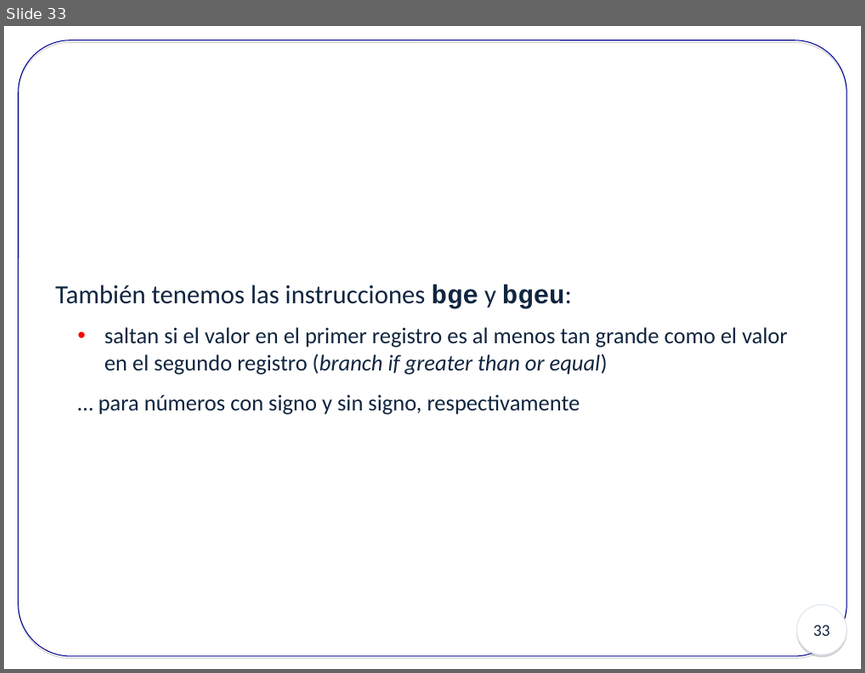
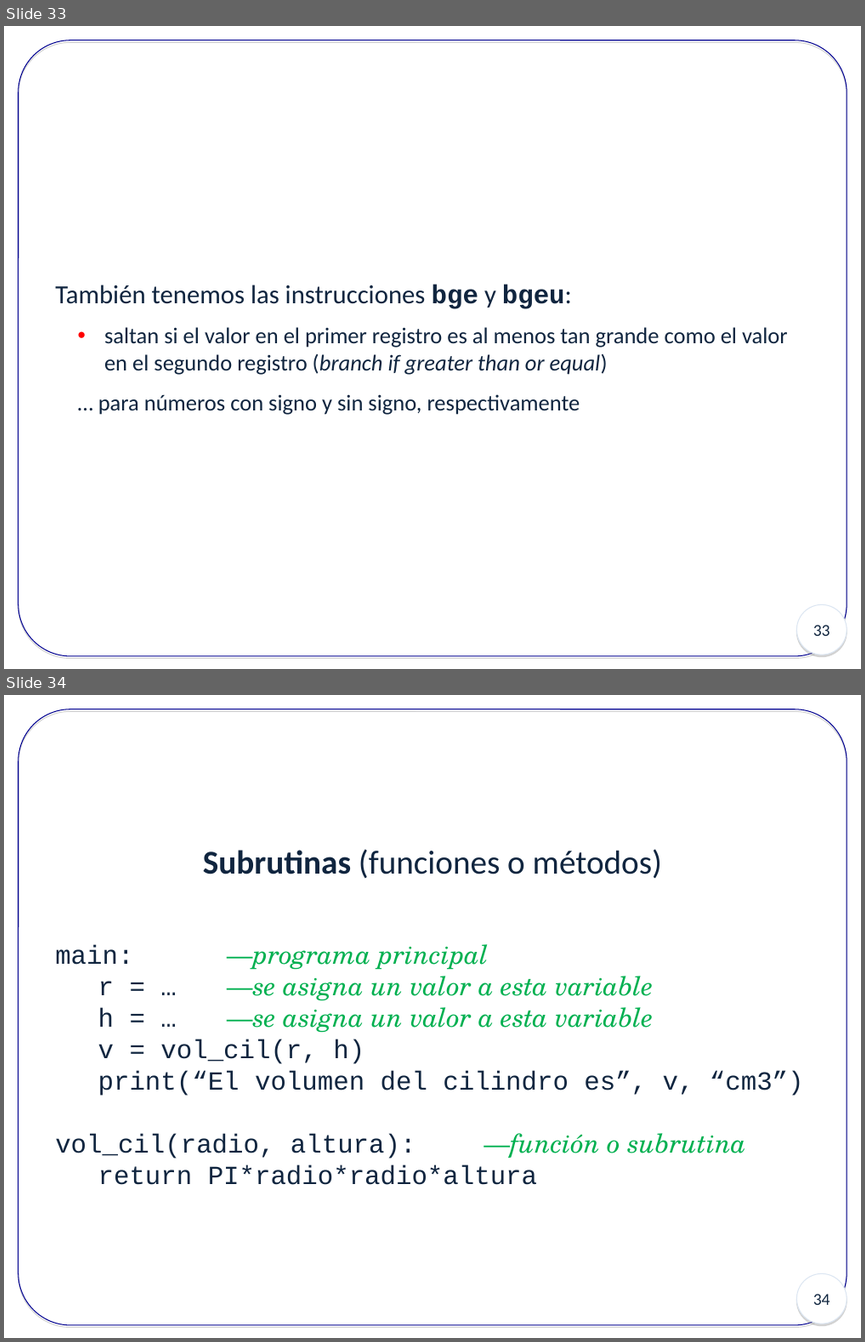
Before and after one commit to fediaz3/syllabus-2021-1, a slide deck: Clases/InstrucsRISC-V.ppt. Shown one above the other, each under a label of ours: slide 33 before the commit, slides 33 and 34 after it. The pictures are 865x673 and 865x1342 pixels, drawn with LibreOffice and Linux fonts; fonts in the diff are those of the drawing. Boxes give left, top, right and bottom in pixels: in the first picture for what was removed or moved away, otherwise in the second. Text is boxed around its words. In the diff, an @@ line names an element or a change of style, - is before the commit and + after.

```diff
--- a/Clases/InstrucsRISC-V.ppt
+++ b/Clases/InstrucsRISC-V.ppt
@@ slide 34 added at [4,695,861,1338], background #FFFFFF; not listed: 2 template elements that a slide beside it also shows @@
@@ text added at [55,849,804,1185], 22 pt, text #10253F @@
+Subrutinas (funciones o métodos)
+main: —programa principal
+r = … —se asigna un valor a esta variable
+h = … —se asigna un valor a esta variable
+v = vol_cil(r, h)
+print(“El volumen del cilindro es”, v, “cm3”)
+vol_cil(radio, altura): —función o subrutina
+return PI*radio*radio*altura
```
Also in this commit, not shown: 7 slides changed, 5 other slides added, 2 other files.
